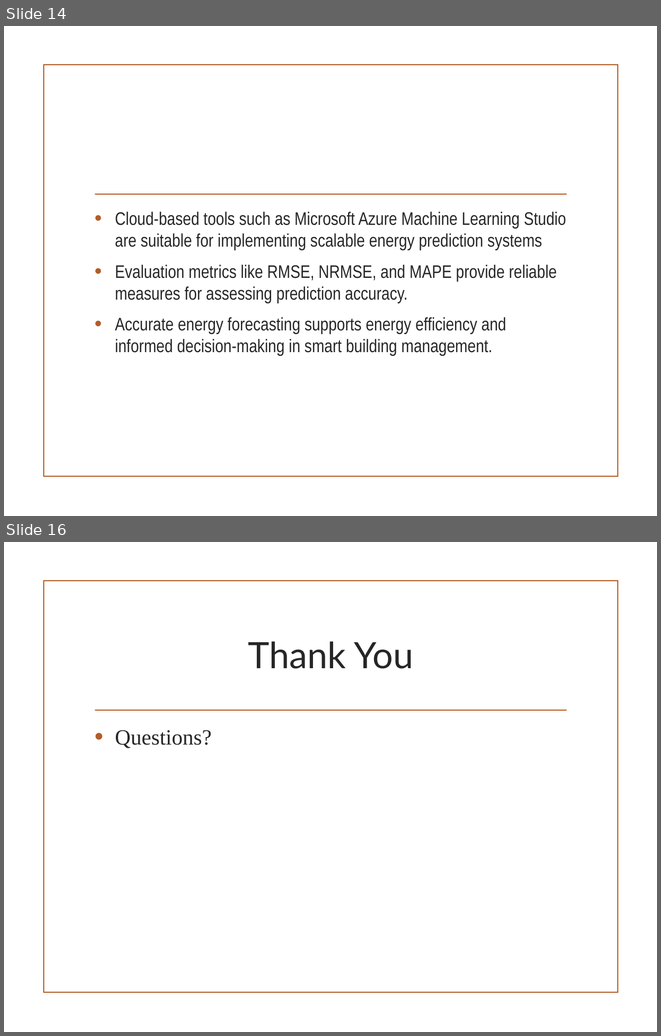
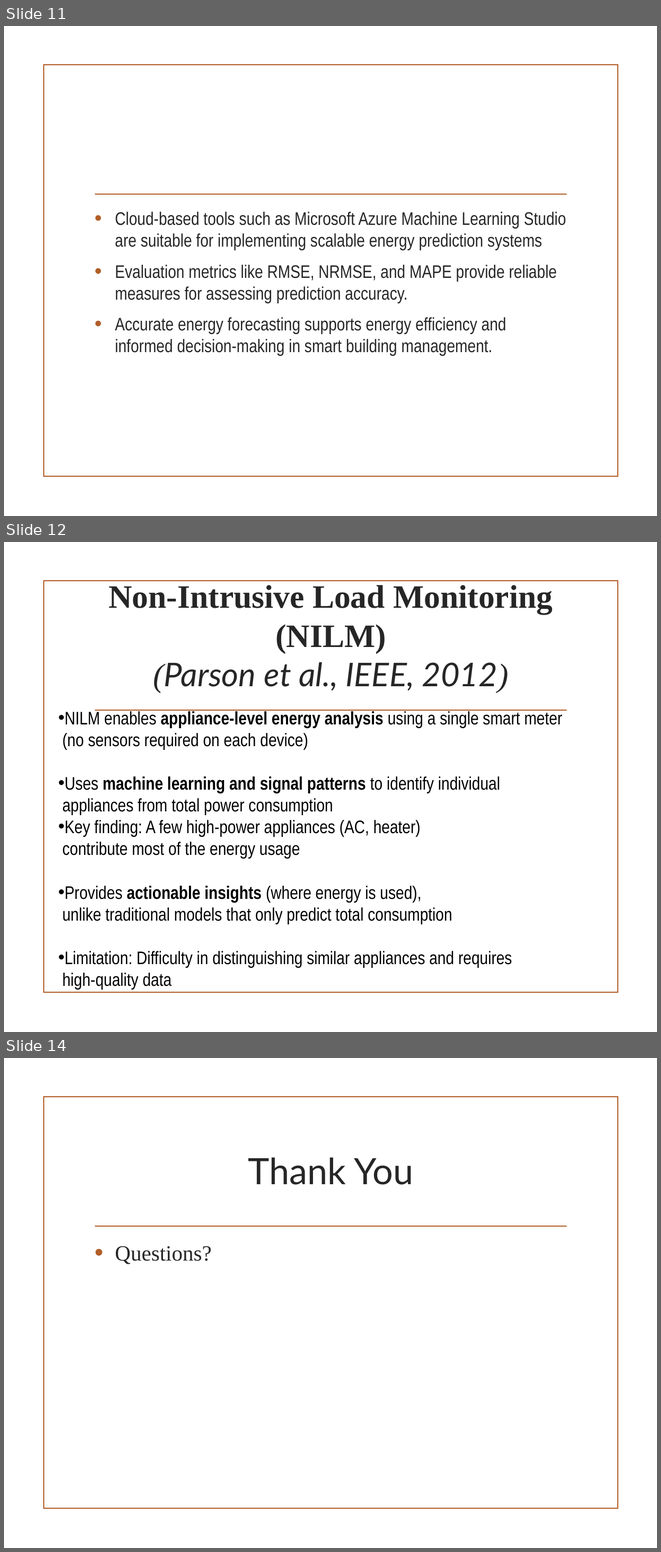
Before and after one commit to shivamkumarsingh7798-cmd/PBL-2_2427030210, a slide deck: pbl2_2427030210_presentation.pptx. Shown one above the other, each under a label of ours: slides 14 and 16 before the commit, slides 11, 12 and 14 after it; the slides between them are not shown. The pictures are 661x1036 and 661x1552 pixels, drawn with LibreOffice and Linux fonts; fonts in the diff are those of the drawing; background and template pictures are left out. Boxes give left, top, right and bottom in pixels: in the first picture for what was removed or moved away, otherwise in the second. Text is boxed around its words. In the diff, an @@ line names an element or a change of style, - is before the commit and + after.

```diff
--- a/pbl2_2427030210_presentation.pptx
+++ b/pbl2_2427030210_presentation.pptx
@@ slide 12 added at bbox=[4, 542, 657, 1032], background picture (left out); not listed: 2 template elements that a slide beside it also shows @@
@@ title added at bbox=[108, 585, 553, 693], 36 pt, text #262626, bold @@
+Non-Intrusive Load Monitoring (NILM)
+(Parson et al., IEEE, 2012)
@@ text added at bbox=[62, 709, 563, 989], 20 pt, text #000000 @@
+• NILM enables appliance-level energy analysis using a single smart meter
+(no sensors required on each device)
+• Uses machine learning and signal patterns to identify individual
+appliances from total power consumption
+• Key finding: A few high-power appliances (AC, heater)
+contribute most of the energy usage
+• Provides actionable insights (where energy is used),
+unlike traditional models that only predict total consumption
+• Limitation: Difficulty in distinguishing similar appliances and requires
+high-quality data
@@ what was slide 14 is now slide 11 @@
@@ what was slide 16 is now slide 14 @@
```
Also in this commit, not shown: 3 slides removed.
